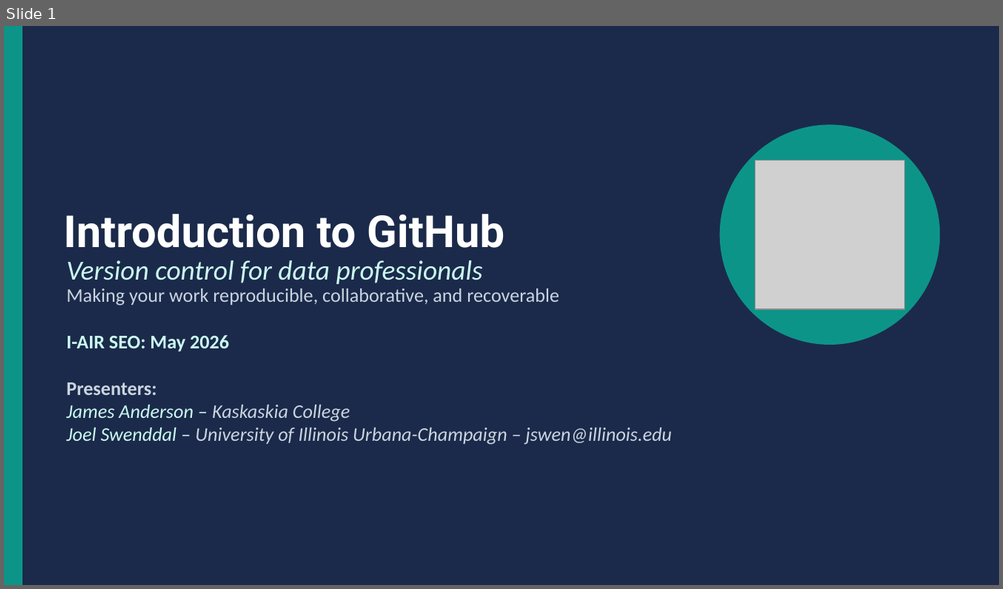
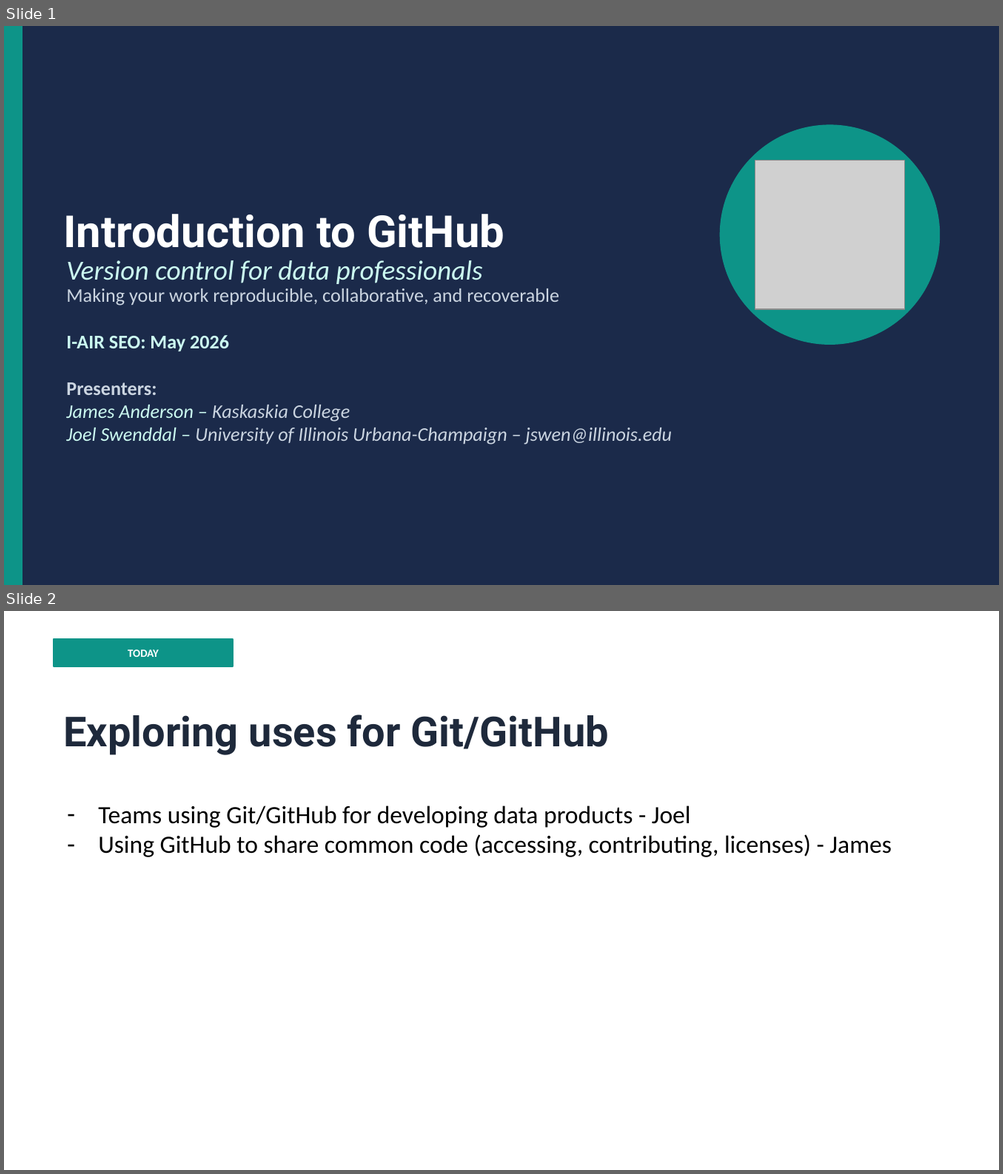
Before and after one commit to illinoisdmi/git-and-github-resources, a slide deck: presentations/GitHub_Introduction_I-AIR SEO.pptx. Shown one above the other, each under a label of ours: slide 1 before the commit, slides 1 and 2 after it. The pictures are 1003x589 and 1003x1174 pixels, drawn with LibreOffice and Linux fonts; fonts in the diff are those of the drawing; grey boxes stand for pictures. Boxes give left, top, right and bottom in pixels: in the first picture for what was removed or moved away, otherwise in the second. Text is boxed around its words. In the diff, an @@ line names an element or a change of style, - is before the commit and + after.

Commit message:
Added an intro slide at the beginning

```diff
--- a/presentations/GitHub_Introduction_I-AIR SEO.pptx
+++ b/presentations/GitHub_Introduction_I-AIR SEO.pptx
@@ slide 2 added at <box>4,611,999,1170</box>, background #FFFFFF @@
@@ rectangle added at <box>54,639,233,667</box>, fill #0D9488, outline #0D9488 1 pt @@
@@ text added at <box>128,649,159,657</box>, 8 pt, text #FFFFFF, bold @@
+TODAY
@@ text added at <box>63,715,609,755</box>, 30 pt, text #1E293B, bold @@
+Exploring uses for Git/GitHub
@@ text added at <box>98,806,891,857</box>, 18 pt, text #000000 @@
+– Teams using Git/GitHub for developing data products - Joel
+– Using GitHub to share common code (accessing, contributing, licenses) - James
```
